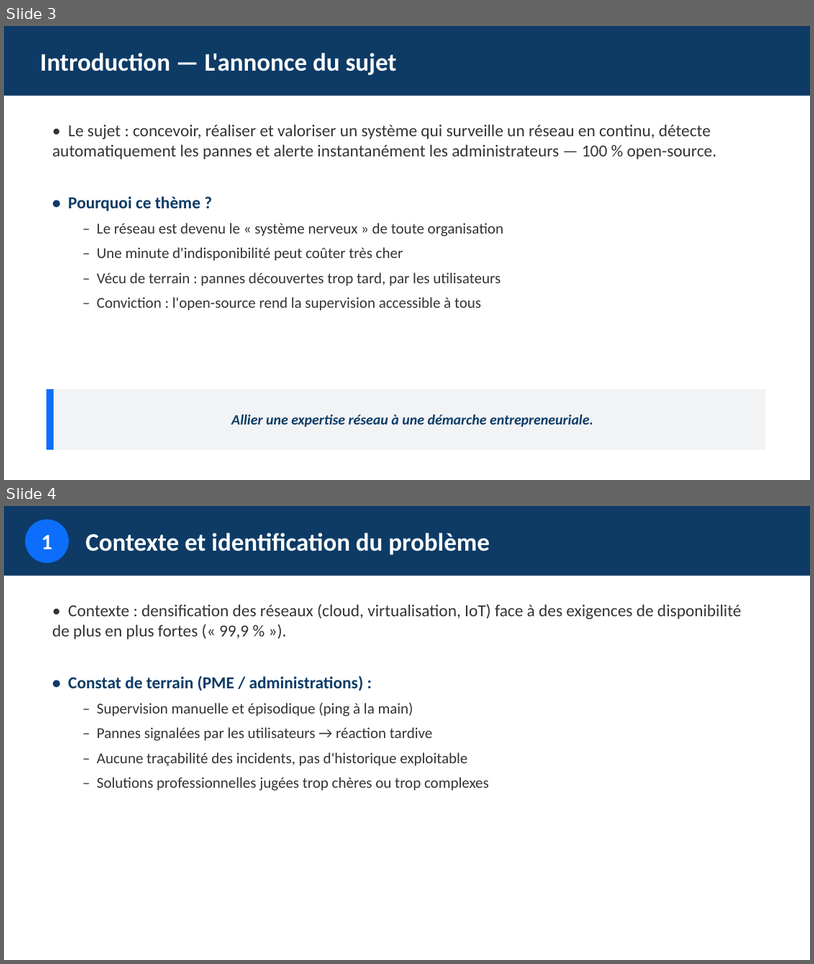
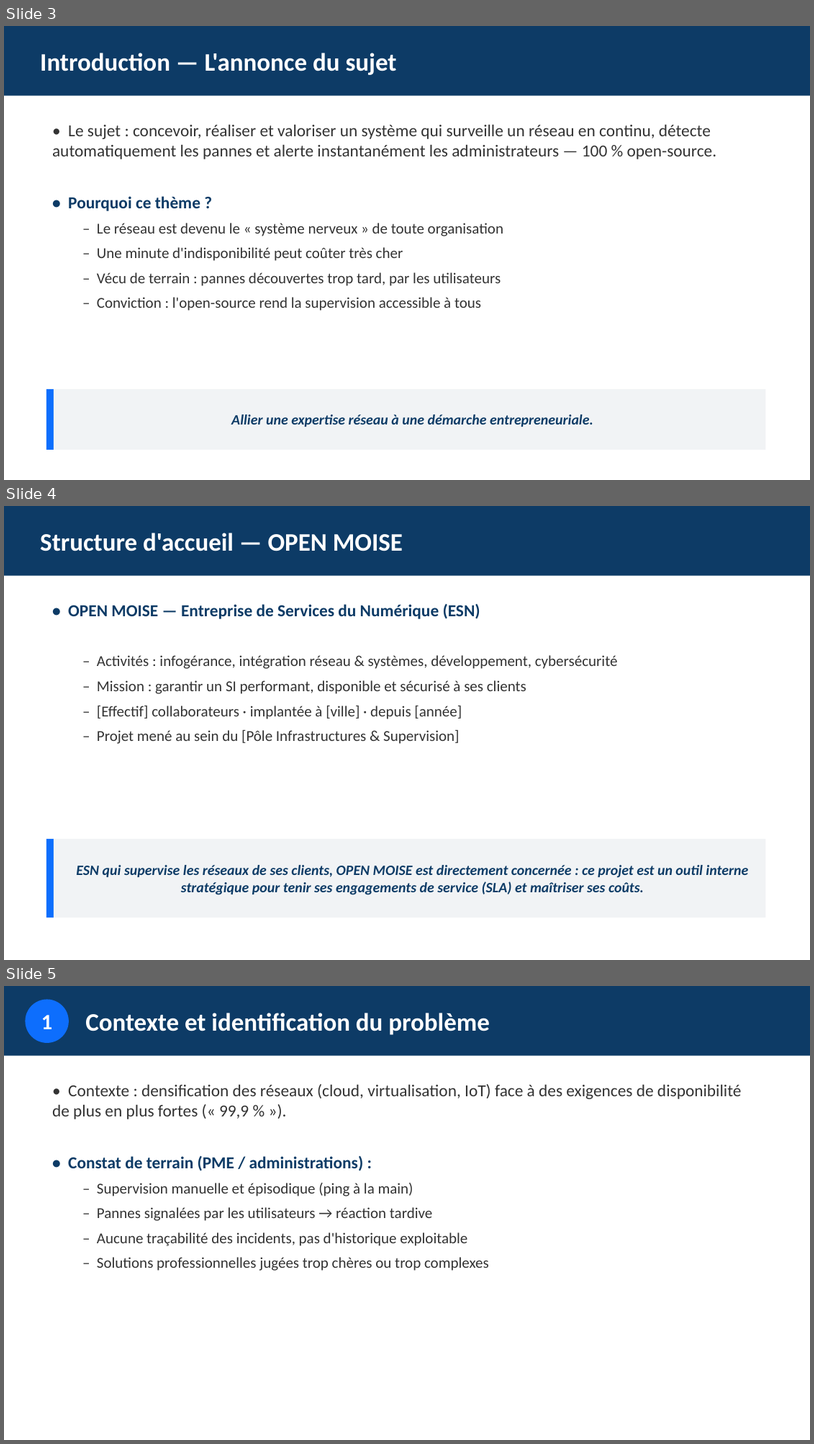
Before and after one commit to esperanceykouassi-bit/Supervision-reseau, a slide deck: soutenance/presentation-projet.pptx. Shown one above the other, each under a label of ours: slides 3 and 4 before the commit, slides 3, 4 and 5 after it. The pictures are 814x964 and 814x1444 pixels, drawn with LibreOffice and Linux fonts; fonts in the diff are those of the drawing. Boxes give left, top, right and bottom in pixels: in the first picture for what was removed or moved away, otherwise in the second. Text is boxed around its words. In the diff, an @@ line names an element or a change of style, - is before the commit and + after.

```diff
--- a/soutenance/presentation-projet.pptx
+++ b/soutenance/presentation-projet.pptx
@@ slide 4 added at [4,506,810,960], background #FFFFFF @@
@@ rectangle added at [4,506,810,576], fill #0D3B66 @@
@@ text added at [40,533,403,551], 30 pt, text #FFFFFF, bold @@
+Structure d'accueil — OPEN MOISE
@@ text added at [68,604,618,744], 18 pt, text #333333 @@
+• OPEN MOISE — Entreprise de Services du Numérique (ESN)
+  – Activités : infogérance, intégration réseau & systèmes, développement, cybersécurité
+  – Mission : garantir un SI performant, disponible et sécurisé à ses clients
+  – [Effectif] collaborateurs · implantée à [ville] · depuis [année]
+  – Projet mené au sein du [Pôle Infrastructures & Supervision]
@@ rectangle added at [46,839,54,917], fill #0D6EFD @@
@@ rectangle added at [54,839,766,917], fill #F1F3F5, 17 pt, text #0D3B66, bold, italic @@
+ESN qui supervise les réseaux de ses clients, OPEN MOISE est directement concernée : ce projet est un outil interne stratégique pour tenir ses engagements de service (SLA) et maîtriser ses coûts.
@@ what was slide 4 is now slide 5 @@
```
Also in this commit, not shown: 1 slide changed, 3 other files.
